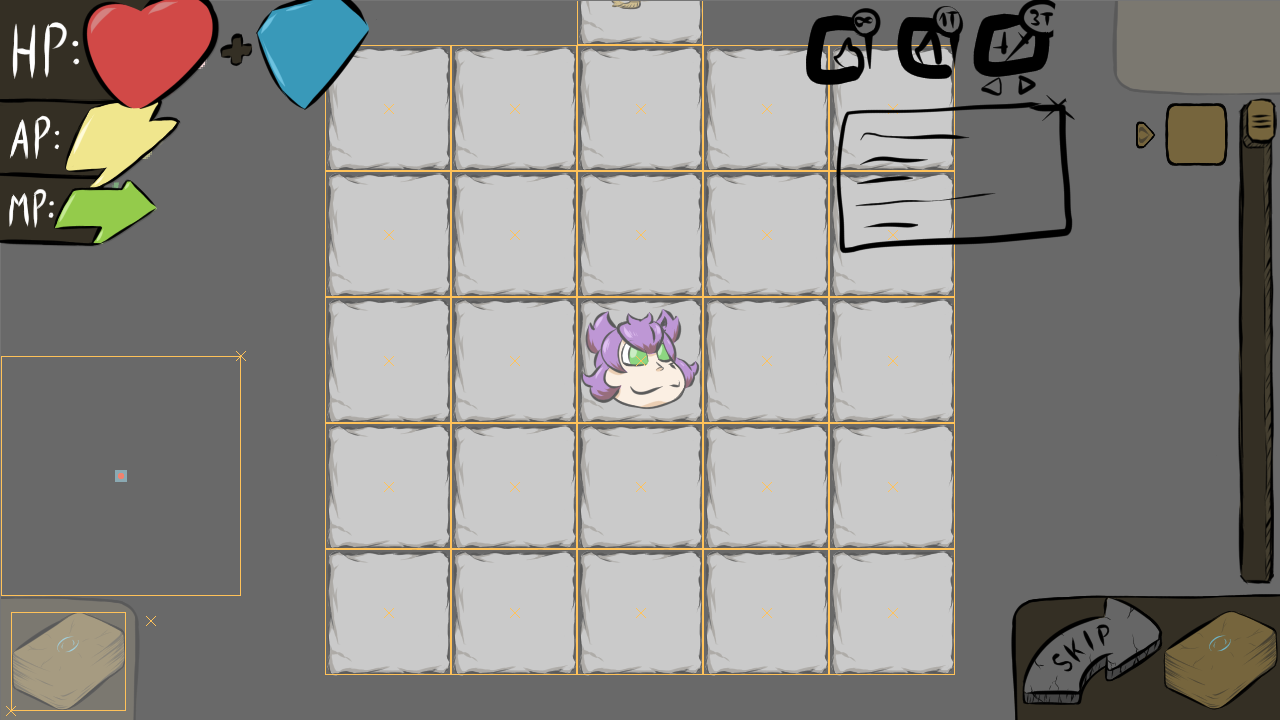
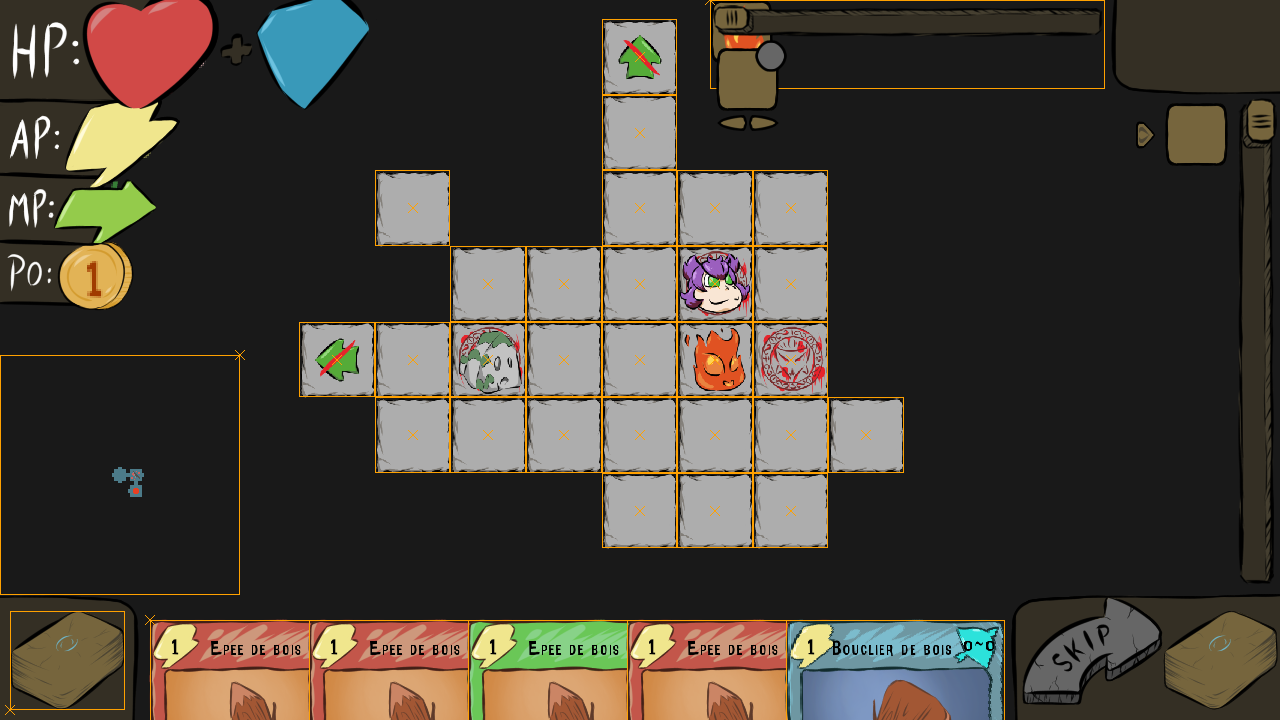
Comparing the layer stacks of the two 1280 × 720 images. Changes:
added group "statusEffect" with 6 layers above "timeline" over [640, 0, 1152, 192]
added layer "Copier de Arrière-plan" (1st of 3, in "statusEffect") in group "statusEffect" over [704, 0, 768, 64]
added layer "Copier de Arrière-plan" (2nd of 3, in "statusEffect") in group "statusEffect" over [704, 0, 1152, 64]
added layer "Arrière-plan" (1st of 7, in "statusEffect") in group "statusEffect" over [640, 0, 832, 128]
added layer "Arrière-plan" (2nd of 7, in "statusEffect") in group "statusEffect" over [704, 0, 896, 128]
added layer "Copier de Arrière-plan" (3rd of 3, in "statusEffect") in group "statusEffect" over [704, 64, 832, 192]
added layer "Arrière-plan" (3rd of 7, in "statusEffect") in group "statusEffect" over [640, 64, 768, 192]
hid "Calque de dessin 16" over [768, 0, 1280, 640]
painted on "Copier de Calque de dessin 8" over [1024, 512, 1152, 603]
painted on "Copier de Calque de dessin 1" over [960, 512, 1216, 720]
painted on "C''" over [1024, 576, 1152, 603]
painted on "C" over [960, 576, 1216, 704]
painted on "B" (1st of 2, in "Calque de groupe 2" › "buttonArrowUp") over [960, 576, 1216, 704]
painted on "Calque de dessin 4" over [960, 576, 1216, 720]
painted on "Calque de dessin 9" over [960, 576, 1280, 720]
painted on "lineHP" over [153, 0, 256, 128]
painted on "colorHP" over [153, 0, 256, 128]
painted on "colorSP" over [192, 0, 384, 128]
added layer "Calque de dessin 17 (collé)" (1st of 2) above "Calque de dessin 17 (collé)" over [0, 0, 1280, 720]
hid "Calque de dessin 17 (collé)" (2nd of 2), painted on it over [0, 0, 1280, 720]
